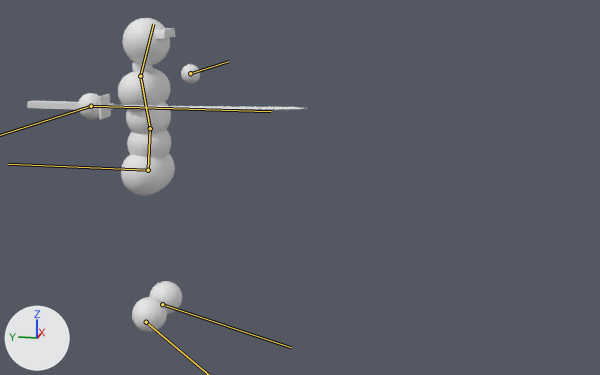
The glTF model assets/models/simple_combat_char.glb: old version first, new version second.
Before and after are seen from a 50 mm camera at (-4.34, -1.72, 1.94) aimed at (-0.03, -0.86, 0.86). Arrows for +X, +Y and +Z are at lower left; the lights stay in place. The picture after the commit comes second. The bones that change are drawn over the model as lines.

Objects in the first picture: 'Body', 'Sword'.
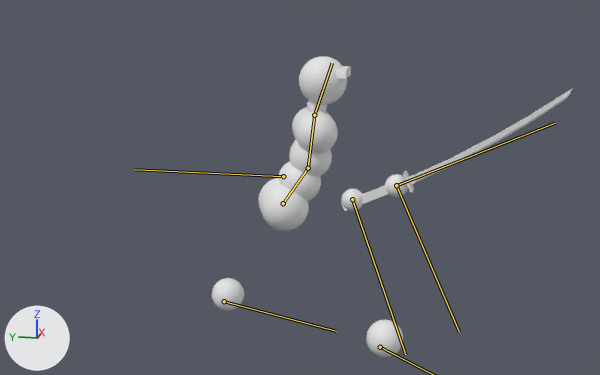
The newer file adds an action. The first version stands in its rest pose; the second is drawn at frame 16 of the action 'Awareness_aware_begin'.

Where the change shows, as pixel boxes [x1, y1, x2, y2] in the pictures (600 x 375 px):
'Body', posed (60% wider)
    before: [78, 18, 200, 332]
    after: [212, 56, 408, 357]
'Sword', posed (17% narrower, 359% taller)
    before: [27, 94, 306, 120]
    after: [341, 88, 573, 211]
bone 'Root bone', root to tip
    before: (148, 170) to (8, 164)
    after: (283, 176) to (134, 169)
bone 'Lower back', root to tip
    before: (148, 170) to (150, 128)
    after: (283, 203) to (308, 168)
bone 'Upper back', root to tip
    before: (150, 128) to (140, 76)
    after: (308, 168) to (314, 115)
bone 'Head', root to tip
    before: (140, 76) to (153, 24)
    after: (314, 115) to (332, 63)
bone 'Hand.L', root to tip
    before: (190, 73) to (228, 61)
    after: (352, 199) to (405, 354)
bone 'Foot.L', root to tip
    before: (162, 304) to (291, 347)
    after: (224, 301) to (336, 331)
bone 'Sword attachment', root to tip
    before: (91, 106) to (271, 111)
    after: (396, 185) to (555, 123)

The edits, one by one:
Bone 'Root bone' (bone_root_bone) moves from (0.0, 0.0, 0.0) to (0.0, -0.784, 0.0).
Bone 'Lower back' (bone_lower_back) moves from (0.0, 0.0, 0.0) to (0.017, -0.149, -0.015).
Bone 'Lower back' (bone_lower_back) turns from (0, 0, 0) to (-30, 22, -2) degrees about its own x, y and z.
Bone 'Upper back' (bone_upper_back) turns from (0, 0, 0) to (15, -5, 0) degrees about its own x, y and z.
Bone 'Head' (bone_head) turns from (0, 0, 0) to (16, -16, -9) degrees about its own x, y and z.
Bone 'Hand.L' (bone_hand_l) moves from (0.0, 0.0, 0.0) to (-0.577, -0.737, -0.36).
Bone 'Hand.L' (bone_hand_l) turns from (0, 0, 0) to (-23, -10, 113) degrees about its own x, y and z.
Bone 'Foot.L' (bone_foot_l) moves from (0.0, 0.0, 0.0) to (-0.126, -0.322, 0.283).
Bone 'Foot.L' (bone_foot_l) turns from (0, 0, 0) to (15, -6, -2) degrees about its own x, y and z.
Bone 'Hand.R' (bone_hand_r) moves from (0.0, 0.0, 0.0) to (-0.485, -0.703, 0.595).
Bone 'Hand.R' (bone_hand_r) turns from (0, 0, 0) to (25, 2, 87) degrees about its own x, y and z.
Bone 'Foot.R' (bone_foot_r) moves from (0.0, 0.0, 0.0) to (-0.216, 0.509, -0.161).
Bone 'Foot.R' (bone_foot_r) turns from (0, 0, 0) to (-18, -8, 0) degrees about its own x, y and z.
Bone 'Sword attachment' (bone_sword_attachment) moves from (0.0, 0.0, 0.0) to (0.703, 0.595, 0.485).
Bone 'Sword attachment' (bone_sword_attachment) turns from (0, 0, 0) to (-84, 65, -83) degrees about its own x, y and z.
